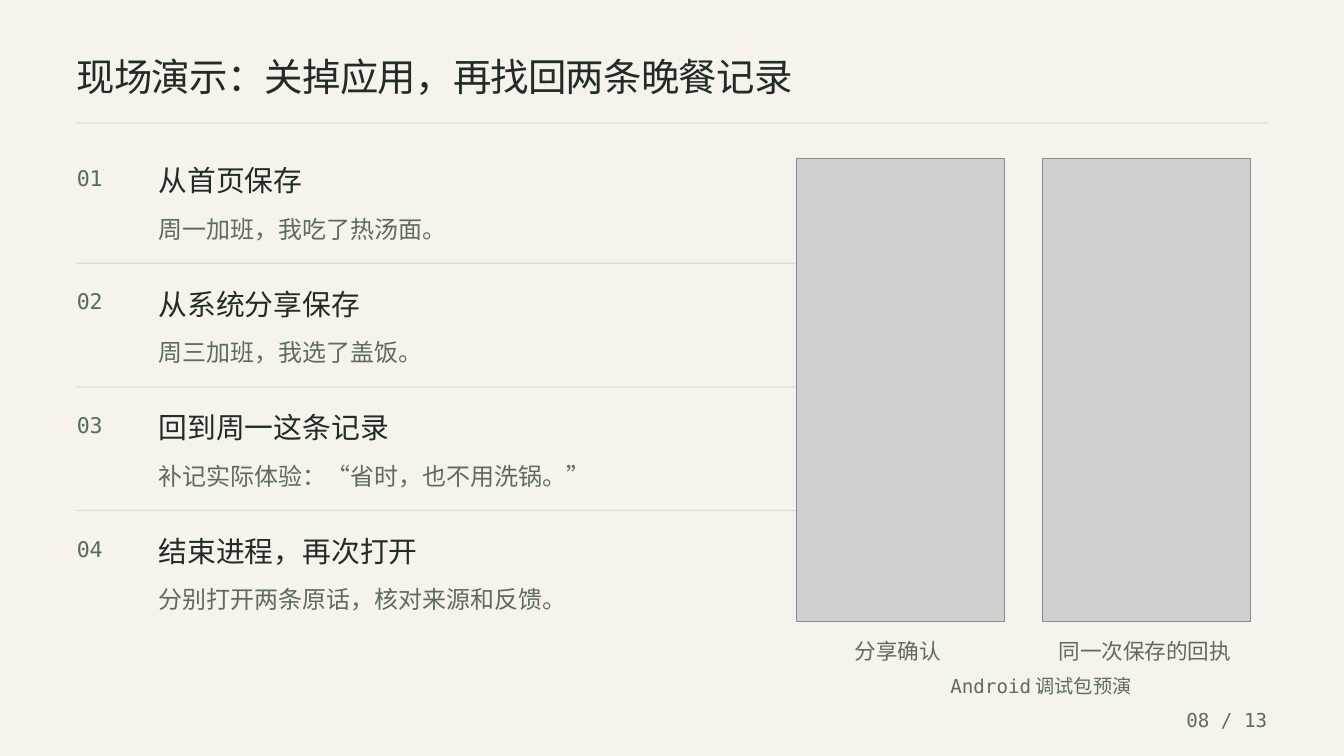
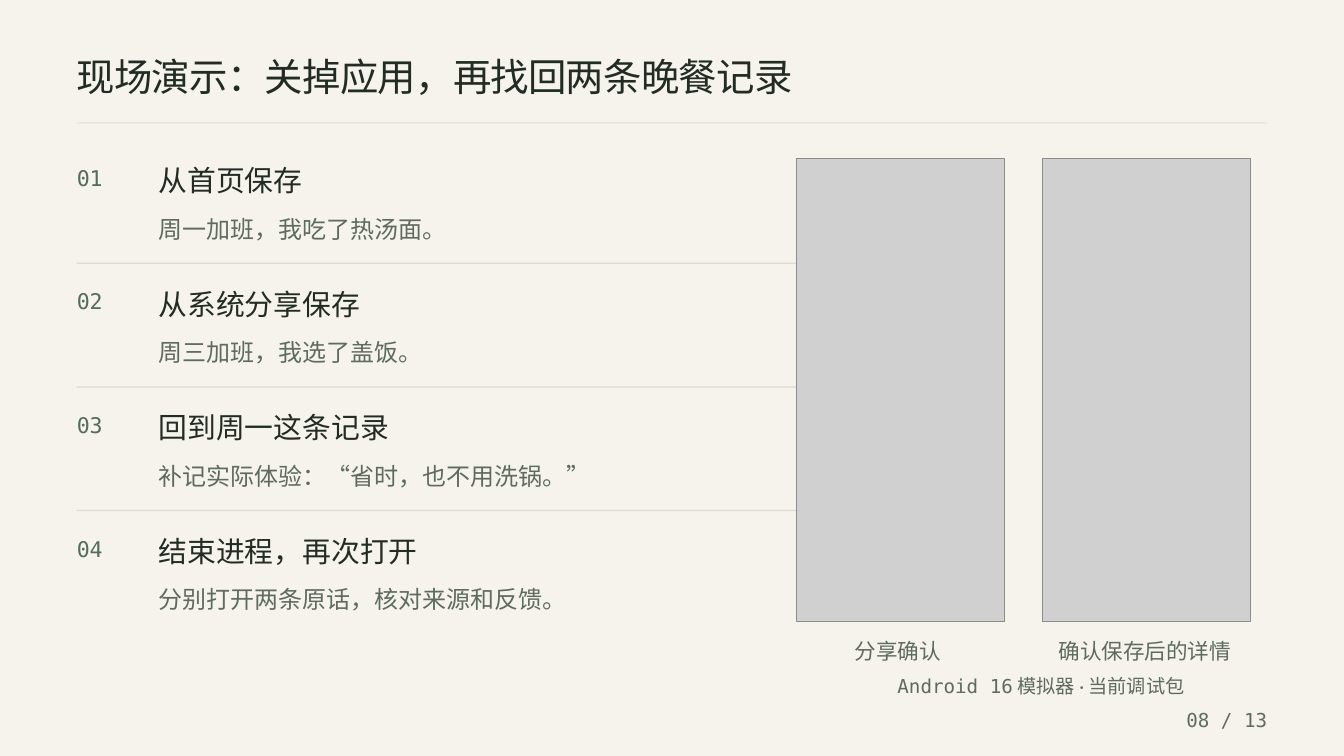
Before and after one commit to 155TuT/2601-fzu-SoftwareEngineering-YuezhongWu, a slide deck: slide 8 of homework/team/task8/ppt/叠石-Alpha冲刺答辩.pptx. Drawn at 1344x756 pixels with LibreOffice and Linux fonts; fonts in the diff are those of the drawing; grey boxes stand for pictures. Boxes give left, top, right and bottom in pixels: in the first picture for what was removed or moved away, otherwise in the second. Text is boxed around its words. In the diff, an @@ line names an element or a change of style, - is before the commit and + after.

```diff
--- a/homework/team/task8/ppt/叠石-Alpha冲刺答辩.pptx
+++ b/homework/team/task8/ppt/叠石-Alpha冲刺答辩.pptx
@@ text at box(1059, 641, 1231, 661): text changed @@
-同一次保存的回执
+确认保存后的详情
@@ text at box(897, 677, 1185, 695): text changed @@
-Android 调试包预演
+Android 16 模拟器 · 当前调试包
```
Also in this commit, not shown: 6 other slides changed, 4 other files.
